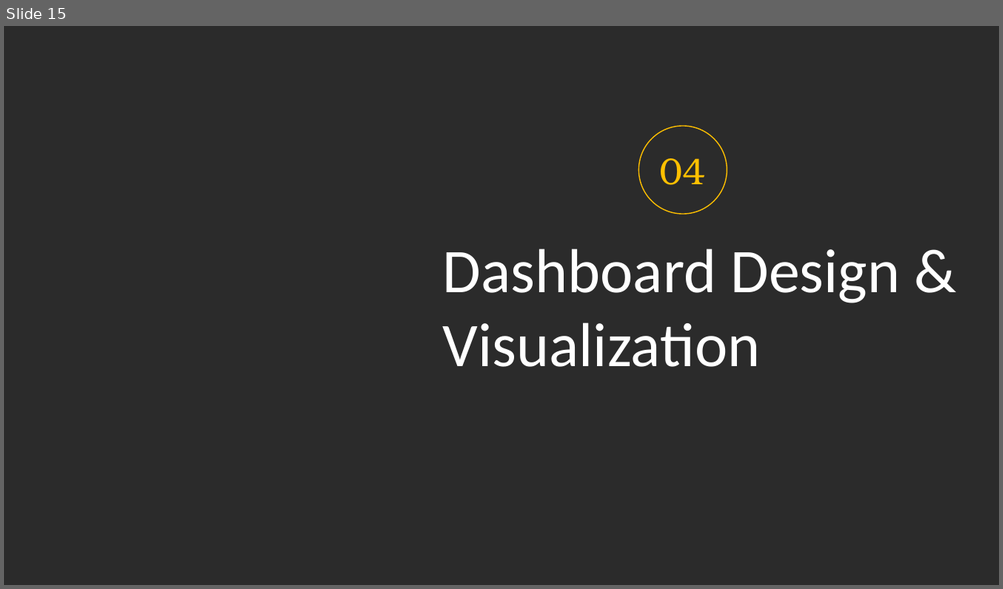
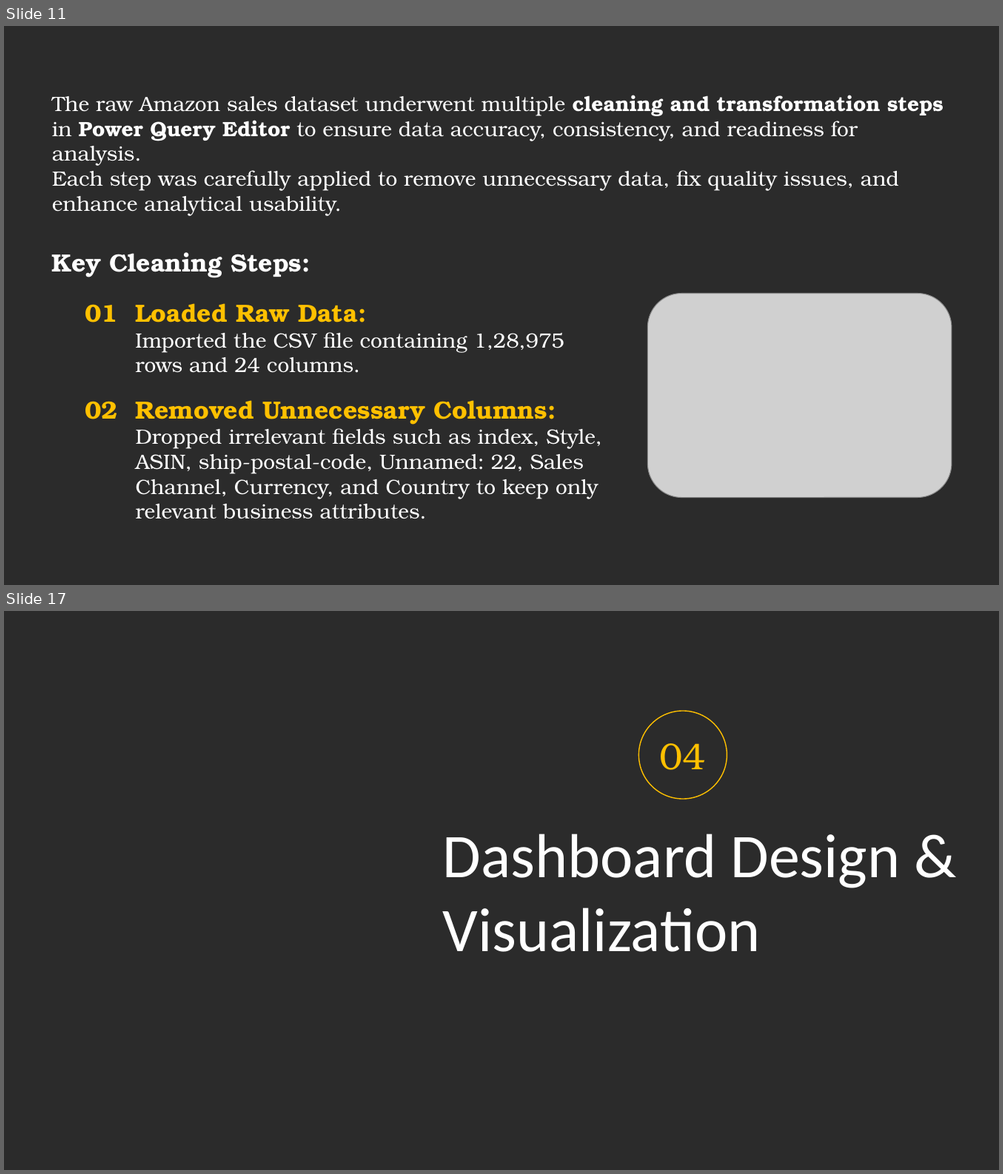
Before and after one commit to prafullwahatule/BI-Amazon-Sale-Report, a slide deck: Report/Amazon Sales Report.pptx. Shown one above the other, each under a label of ours: slide 15 before the commit, slides 11 and 17 after it; the slides between them are not shown. The pictures are 1003x589 and 1003x1174 pixels, drawn with LibreOffice and Linux fonts; fonts in the diff are those of the drawing; grey boxes stand for pictures; background and template pictures are left out; a plain dark background stands for a picture behind light text. Boxes give left, top, right and bottom in pixels: in the first picture for what was removed or moved away, otherwise in the second. Text is boxed around its words. In the diff, an @@ line names an element or a change of style, - is before the commit and + after.

Commit message:
Complete EDA & Data Transformation Section in PPT

```diff
--- a/Report/Amazon Sales Report.pptx
+++ b/Report/Amazon Sales Report.pptx
@@ slide 11 added at [4, 26, 999, 585], background picture (left out) @@
@@ text added at [52, 95, 943, 215], 20 pt, text #FFFFFF @@
+The raw Amazon sales dataset underwent multiple cleaning and transformation steps in Power Query Editor to ensure data accuracy, consistency, and readiness for analysis.
+Each step was carefully applied to remove unnecessary data, fix quality issues, and enhance analytical usability.
@@ text added at [52, 252, 310, 278], 24 pt, text #FFFFFF, bold @@
+Key Cleaning Steps:
@@ text added at [85, 304, 118, 323], 24 pt, text #FFC000, bold @@
+01
@@ text added at [135, 304, 564, 373], 20 pt, text #FFFFFF @@
+Loaded Raw Data:
+Imported the CSV file containing 1,28,975 rows and 24 columns.
@@ picture added at [648, 294, 951, 498] @@
@@ text added at [85, 401, 118, 420], 24 pt, text #FFC000, bold @@
+02
@@ text added at [136, 400, 602, 520], 20 pt, text #FFFFFF @@
+Removed Unnecessary Columns:
+Dropped irrelevant fields such as index, Style, ASIN, ship-postal-code, Unnamed: 22, Sales Channel, Currency, and Country to keep only relevant business attributes.
@@ what was slide 15 is now slide 17 @@
```
Also in this commit, not shown: 3 slides changed, 3 other slides added, 2 slides removed, 2 other files.
